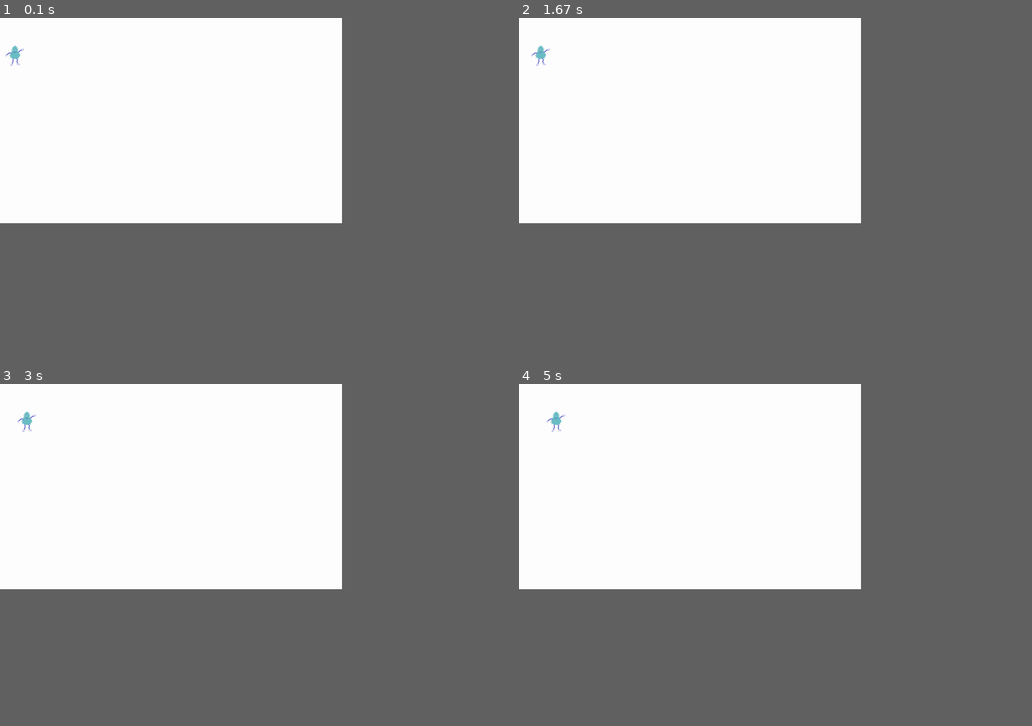
Above: before the commit, frames 1-4 (two rows, left to right).
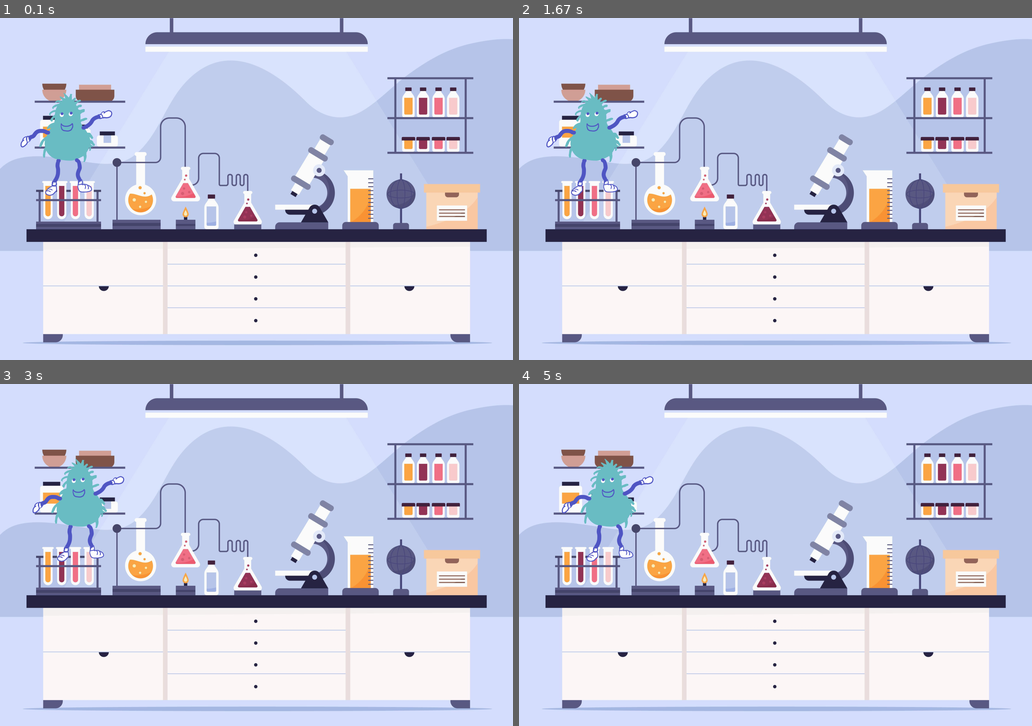
Above: after the commit, the same moments.

Repository: LAShemilt/arcadeday
Game: pygame game, started from pygame-templates/main.py
Same seed, same stepped clock (60 frames per second), same inputs: the game is played once before the commit and once after it.
Inputs:
- Up to frame 1 (0.1 s): no input
- Up to frame 2 (1.67 s): hold Down 0.33-0.8 s; hold Down 0.83-1.2 s; hold Down 1.23-1.53 s; hold Down from 1.57 s (still down)
- Up to frame 3 (3 s): release Down at 1.93 s; hold Down 1.97-2.27 s; hold Down 2.3-2.67 s; hold Down from 2.7 s (still down)
- Up to frame 4 (5 s): release Down at 3 s; hold Down 3.03-3.4 s; hold Down 3.43-3.73 s; hold Down 3.77-4.13 s; hold Down 4.17-4.47 s; hold Down 4.5-4.87 s; hold Down from 4.9 s (still down)
In our replay, the window is 900x540 before the commit and 1350x900 after it. These sizes can differ from the game's own. Grey fills any space a smaller window leaves; there, only what the larger window draws over its background counts as a difference.

The runs differ from the first frame. In frame 1, 75% of the frame differs, in the area x 0-100%, y 0-100%; in frame 2, 75%; in frame 3, 75%; in frame 4, 75%.

Commit message:
finally got the screen and sprite to render together properly

Diff:
--- a/pygame-templates/main.py
+++ b/pygame-templates/main.py
@@ -8,7 +8,7 @@
         a loop until the function returns."""
         # Initialize Everything
         pg.init()
-        screen = Screen(color=(255,255,255))#image_path="data/lab.png", scaled=True)
+        screen = Screen(image_path="data/lab.jpg", scaled=False)
         screen.create_background()
         screen.display()
         pg.display.flip()
@@ -33,7 +33,7 @@
                      imp.update()
                 # Interactions
 
-            screen.display()
+            screen.screen.blit(screen.background, (0, 0))
             allsprites.draw(screen.screen)
             pg.display.flip()
 
--- a/pygame-templates/sprites.py
+++ b/pygame-templates/sprites.py
@@ -5,7 +5,7 @@
 
     def __init__(self,image_path=None):
         pg.sprite.Sprite.__init__(self)
-        self.image = load_and_scale(image_path, 0.1)
+        self.image = load_and_scale(image_path, 0.5)
         self.rect = self.image.get_rect()
         self.rect.center = (200,100)
         self.move = 10
Not shown, added: pygame-templates/data/License free.txt
Binary file added: pygame-templates/data/lab.jpg
Binary file removed: pygame-templates/data/lab.png
Not shown, added: pygame-templates/data/5098401.jpg:Zone.Identifier
Not shown, added: pygame-templates/data/License free.txt:Zone.Identifier
